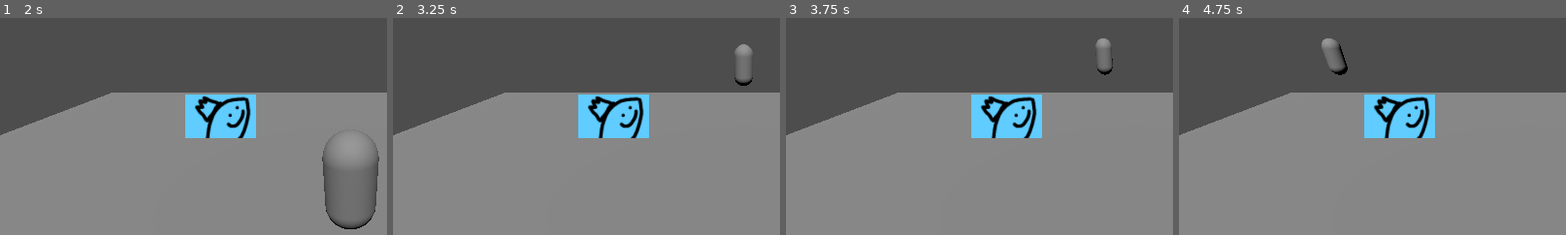
Above: before the commit, frames 1-4 (left to right).
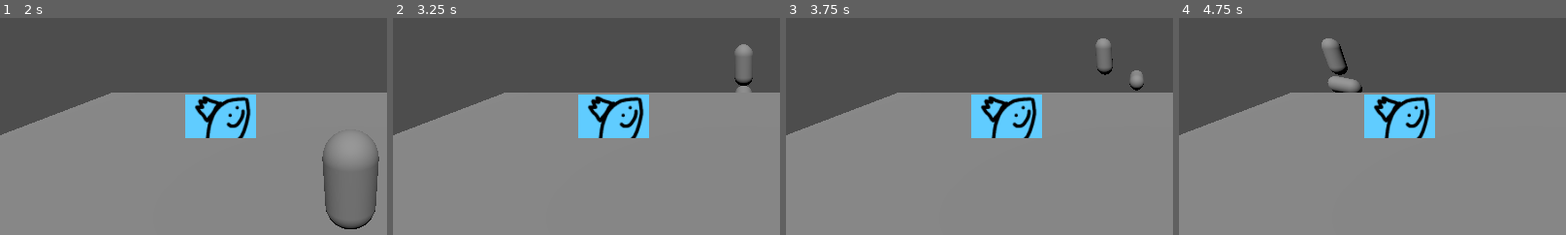
Above: after the commit, the same moments.

Repository: gmuGADIG/King-Fisher
Game: Godot game, scene res://ui/lobby_browser/lobby_browser.tscn
Two runs of this game, one before a commit and one after it. Both use one fixed random seed, a clock stepped at 60 frames per second and the inputs below.
Inputs (mouse positions are % of the whole screen's width and height, from its top left):
- Up to frame 1 (2 s): click (7, 98) at 0.52 s; type "Alex" at 0.6 s; click "Host" at 1.25 s
- Up to frame 2 (3.25 s): tap Enter at 2 s; move the mouse to (45, 70) at 2.02 s; hold Tab (scoreboard) 2.03-2.78 s; hold W (move_up) from 2.03 s (still down); move the mouse to (80, 65) at 2.77 s; tap \ (print_players) at 2.85 s; tap Tab (scoreboard) at 3.05 s
- Up to frame 3 (3.75 s): move the mouse to (20, 35) at 3.52 s; release W (move_up) at 3.53 s; hold A (move_left) from 3.53 s (still down); hold Tab (scoreboard) from 3.53 s (still down)
- Up to frame 4 (4.75 s): keep holding A (move_left); move the mouse to (55, 50) at 4.27 s; release Tab (scoreboard) at 4.28 s; right-click (55, 50) at 4.35 s; tap Tab (scoreboard) at 4.55 s
The pictures show only the part of the screen within x 5-55%, y 6-56%; the shares and areas given below are measured in that part.

Frame 1 is identical in both runs. In frame 2, 0.1% of the frame differs, in the area x 88-93%, y 31-35%; in frame 3, 0.2%; in frame 4, 0.4%, in the area x 38-48%, y 26-35%.

Commit message:
Ragdoll Creation Works

Diff:
--- a/player/player.gd
+++ b/player/player.gd
@@ -24,6 +24,9 @@
 
 func _input(event: InputEvent) -> void:
 	if not is_multiplayer_authority(): return
+	if event.is_action_pressed("scoreboard"):
+		var world = get_tree().get_current_scene()
+		world.spawn_ragdoll.rpc_id(multiplayer.get_unique_id(), global_position)
 	if event.is_action_pressed("print_players"):
 		Debug.print_players()
 	if event.is_action_pressed("use_item"):
--- /dev/null
+++ b/player/ragdoll.gd
@@ -0,0 +1,12 @@
+class_name Ragdoll
+extends RigidBody3D
+
+
+# Called when the node enters the scene tree for the first time.
+func _ready() -> void:
+	pass # Replace with function body.
+
+
+# Called every frame. 'delta' is the elapsed time since the previous frame.
+func _process(delta: float) -> void:
+	pass
--- /dev/null
+++ b/player/ragdoll.tscn
@@ -0,0 +1,16 @@
+[gd_scene format=3 uid="uid://cyptguwrplmqc"]
+
+[ext_resource type="Script" uid="uid://bk4yewx3w76ks" path="res://player/ragdoll.gd" id="1_yd5sc"]
+
+[sub_resource type="CapsuleShape3D" id="CapsuleShape3D_ioulv"]
+
+[sub_resource type="CapsuleMesh" id="CapsuleMesh_yd5sc"]
+
+[node name="Ragdoll" type="RigidBody3D" unique_id=2038592171]
+script = ExtResource("1_yd5sc")
+
+[node name="CollisionShape3D" type="CollisionShape3D" parent="." unique_id=2081514374]
+shape = SubResource("CapsuleShape3D_ioulv")
+
+[node name="MeshInstance3D" type="MeshInstance3D" parent="." unique_id=836052756]
+mesh = SubResource("CapsuleMesh_yd5sc")
--- a/world/world_base.gd
+++ b/world/world_base.gd
@@ -2,8 +2,7 @@
 extends Node3D
 
 @export var player : PackedScene
-
-
+@export var ragdoll : PackedScene
 
 func _ready() -> void:
 
@@ -25,3 +24,12 @@
 	$Players.add_child(new_player,true)
 	new_player.set_authority.rpc(id)
 	new_player.position = pos
+
+@rpc("reliable", "call_local")
+func spawn_ragdoll(_position: Vector3) -> void:
+	Debug.log("Spawning ragdoll at ", _position, "by player ", multiplayer.get_remote_sender_id())
+	var new_ragdoll: Ragdoll = ragdoll.instantiate()
+	add_child(new_ragdoll)
+	new_ragdoll.position = _position
+	print(new_ragdoll.get_children())
+	print(new_ragdoll.get_node_or_null("MultiplayerSynchronizer"))
--- a/world/world_base.tscn
+++ b/world/world_base.tscn
@@ -2,10 +2,12 @@
 
 [ext_resource type="Script" uid="uid://dbpteyodpmjq3" path="res://world/world_base.gd" id="1_p433e"]
 [ext_resource type="PackedScene" uid="uid://bffxe171rcnea" path="res://player/player.tscn" id="2_bl271"]
+[ext_resource type="PackedScene" uid="uid://cyptguwrplmqc" path="res://player/ragdoll.tscn" id="3_d640b"]
 
 [node name="WorldBase" type="Node3D" unique_id=1821617715]
 script = ExtResource("1_p433e")
 player = ExtResource("2_bl271")
+ragdoll = ExtResource("3_d640b")
 
 [node name="Camera3D" type="Camera3D" parent="." unique_id=219250379]
 transform = Transform3D(1, 0, 0, 0, 0.8096833, 0.58686715, 0, -0.58686715, 0.8096833, 0, 3.7539306, 4.5953226)
Not shown, added: player/ragdoll.gd.uid
